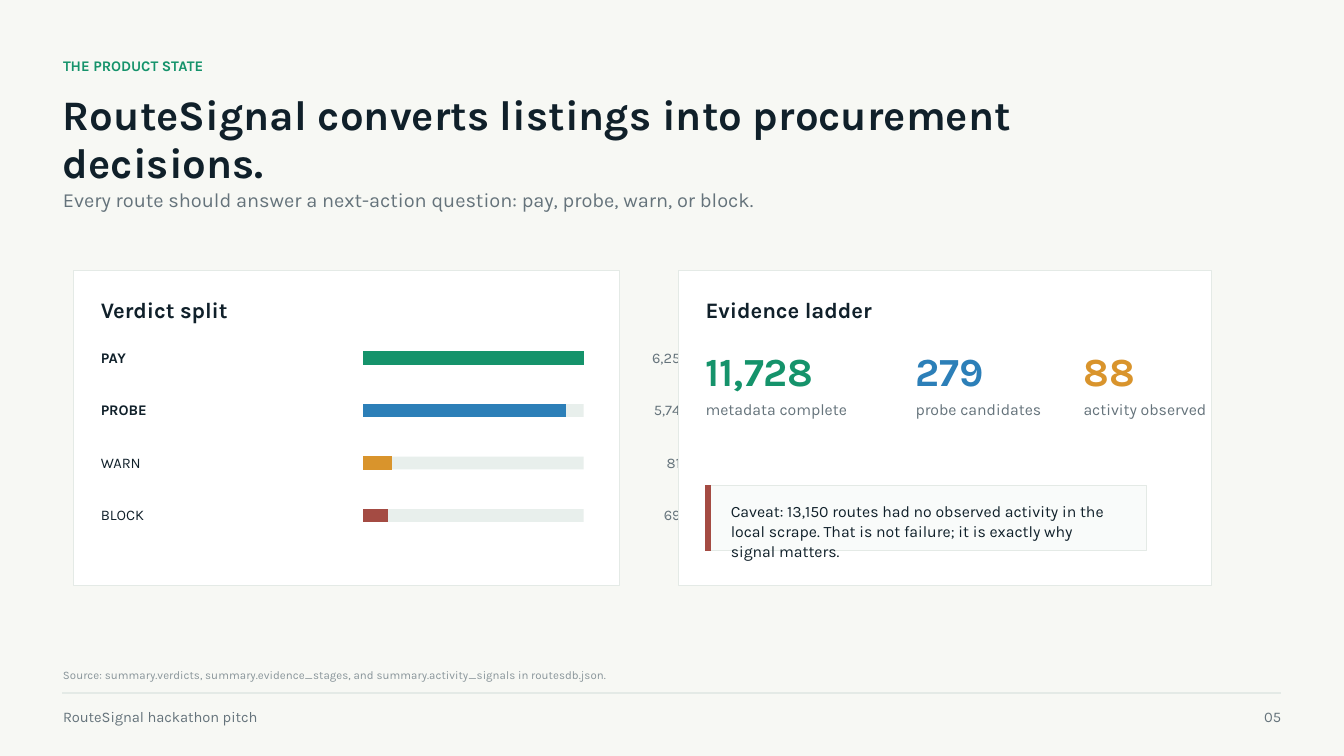
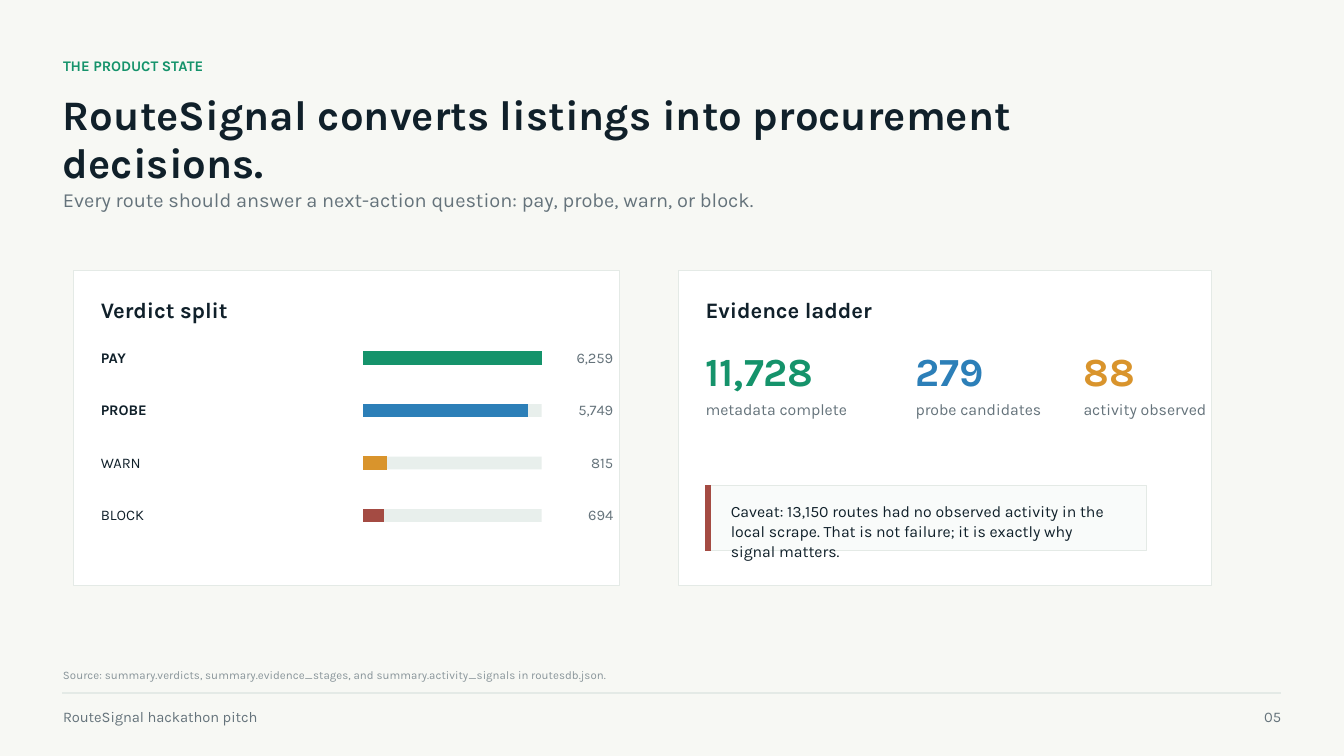
Before and after one commit to greenforestpath/routesignal, a slide deck: slide 5 of pitch/routesignal-hackathon-pitch.pptx. Drawn at 1344x756 pixels with LibreOffice and Linux fonts; fonts in the diff are those of the drawing. Boxes give left, top, right and bottom in pixels: in the first picture for what was removed or moved away, otherwise in the second. Text is boxed around its words. In the diff, an @@ line names an element or a change of style, - is before the commit and + after.

Commit message:
Regenerate RouteSignal pitch artifacts
Update the generated pitch layout JSON, preview images, contact sheet, manifest, and PowerPoint after slide layout polish.

Also surface route matches in compact Wizard recipe cards so cards and workbench both connect recipe steps to captured routes or explicit gaps.

Timestamp: 2026-05-21T04:11:05Z

```diff
--- a/pitch/routesignal-hackathon-pitch.pptx
+++ b/pitch/routesignal-hackathon-pitch.pptx
@@ rectangle: place and size @@
-rectangle at <box>363,352,584,364</box>
+rectangle at <box>363,352,541,364</box>
@@ text "6,259": place and size @@
-text "6,259" at <box>652,353,689,365</box>
+text "6,259" at <box>577,353,614,365</box>
@@ rectangle: place and size @@
-rectangle at <box>363,404,566,416</box>
+rectangle at <box>363,404,527,416</box>
@@ rectangle: place and size @@
-rectangle at <box>363,404,584,416</box>
+rectangle at <box>363,404,541,416</box>
@@ text "5,749": place and size @@
-text "5,749" at <box>654,405,689,417</box>
+text "5,749" at <box>578,405,613,417</box>
@@ rectangle: place and size @@
-rectangle at <box>363,457,391,469</box>
+rectangle at <box>363,457,386,469</box>
@@ rectangle: place and size @@
-rectangle at <box>363,457,584,469</box>
+rectangle at <box>363,457,541,469</box>
@@ text "815": place and size @@
-text "815" at <box>667,458,689,468</box>
+text "815" at <box>591,458,613,468</box>
@@ rectangle: place and size @@
-rectangle at <box>363,509,387,521</box>
+rectangle at <box>363,509,383,521</box>
@@ rectangle: place and size @@
-rectangle at <box>363,509,584,521</box>
+rectangle at <box>363,509,541,521</box>
@@ text "694": place and size @@
-text "694" at <box>664,510,689,520</box>
+text "694" at <box>588,510,613,520</box>
```
Also in this commit, not shown: 2 other slides changed, 15 other files.
